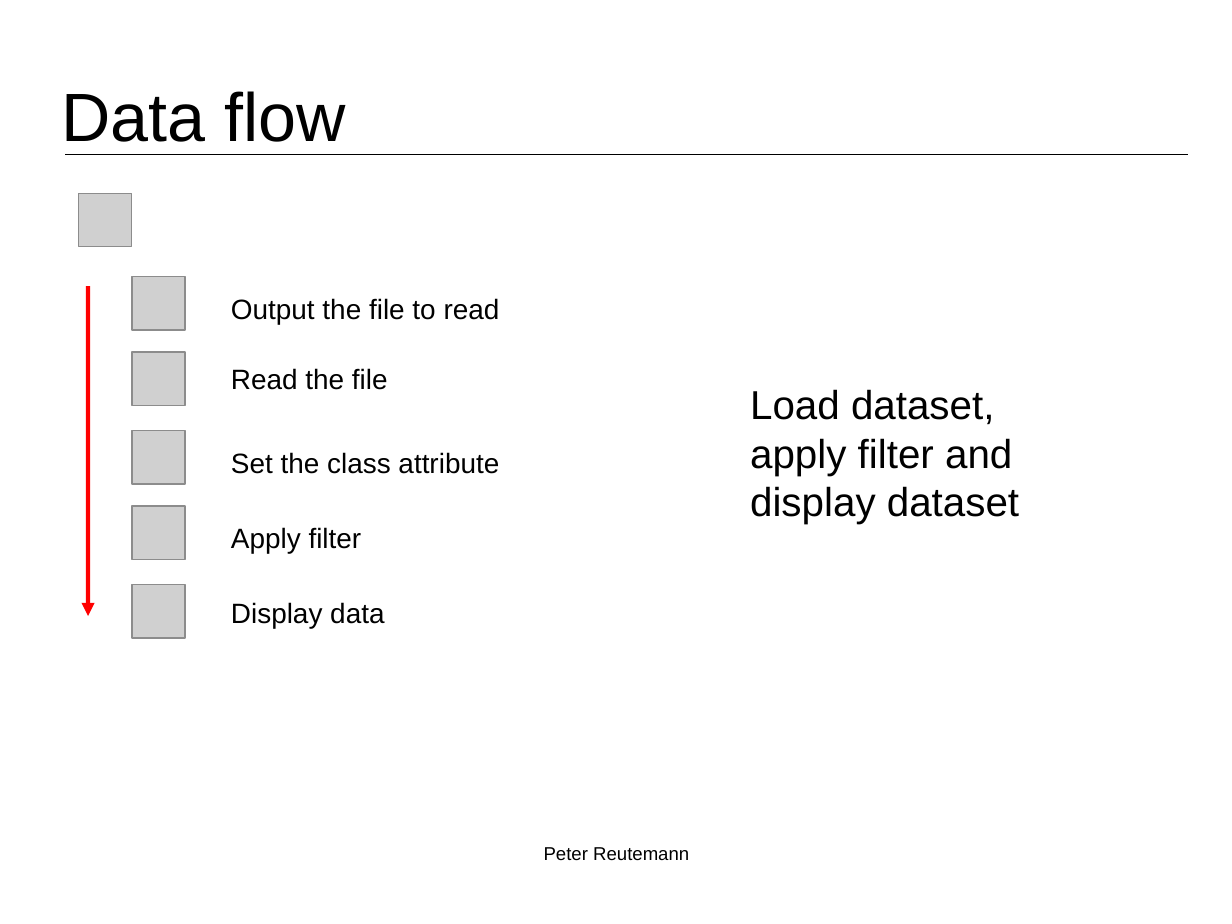
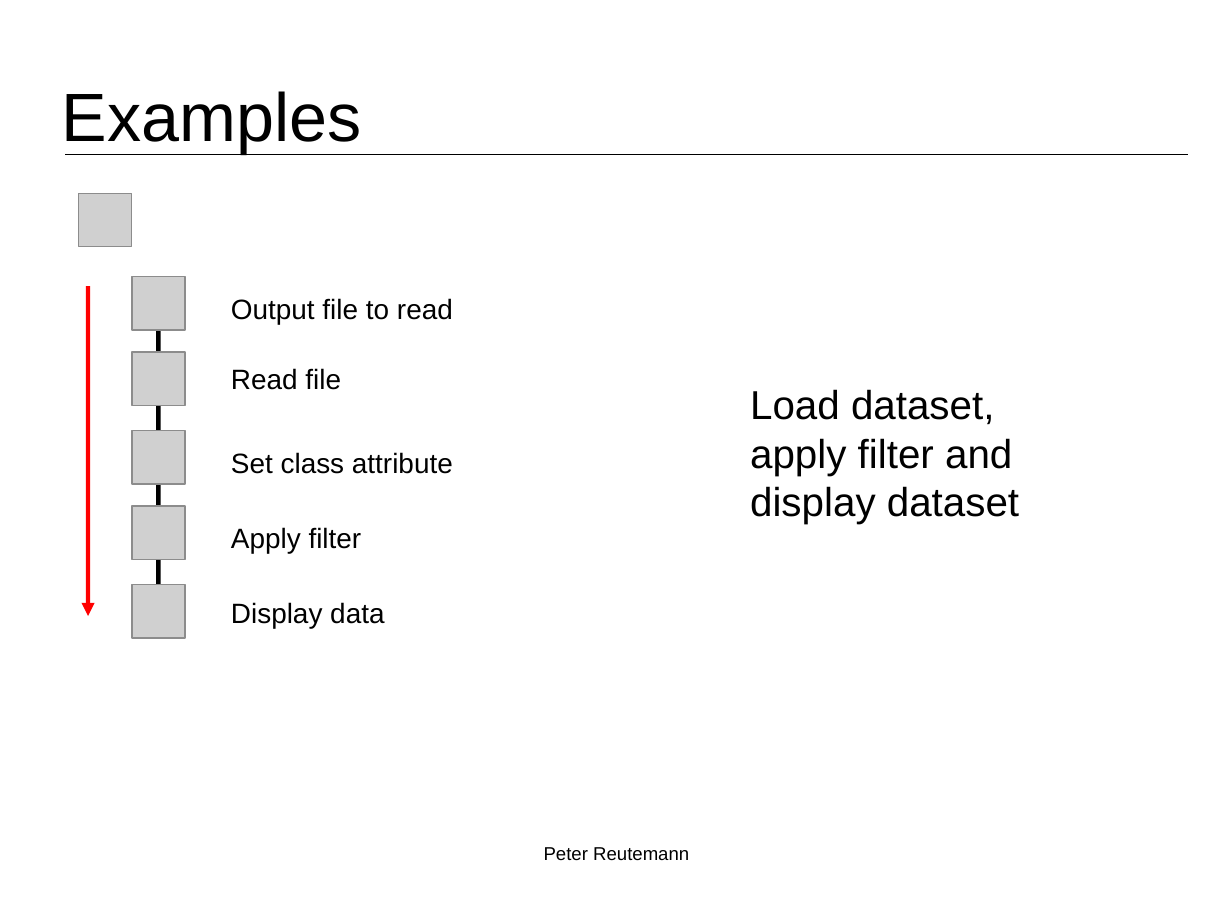
Before and after one commit to fracpete/bigmine-2015, a slide deck: slide 5 of talk/bigmine2015_reutemann.odp (slide 4 before the commit). Drawn at 1232x924 pixels with LibreOffice and Linux fonts; fonts in the diff are those of the drawing; grey boxes stand for pictures; background and template pictures are left out. Boxes give left, top, right and bottom in pixels: in the first picture for what was removed or moved away, otherwise in the second. Text is boxed around its words. In the diff, an @@ line names an element or a change of style, - is before the commit and + after.

```diff
--- a/talk/bigmine2015_reutemann.odp
+++ b/talk/bigmine2015_reutemann.odp
@@ title at (x1=62, y1=91, x2=362, y2=153): text changed @@
-Data flow
+Examples
@@ text at (x1=231, y1=298, x2=453, y2=324): text changed @@
-Output the file to read
+Output file to read
@@ line added from (159, 309) to (159, 616), #000000 2.83 pt @@
@@ text at (x1=231, y1=368, x2=341, y2=390): text changed @@
-Read the file
+Read file
@@ text at (x1=231, y1=452, x2=453, y2=474): text changed @@
-Set the class attribute
+Set class attribute
```
Also in this commit, not shown: 5 other slides changed, 2 slides added, 5 other files.
